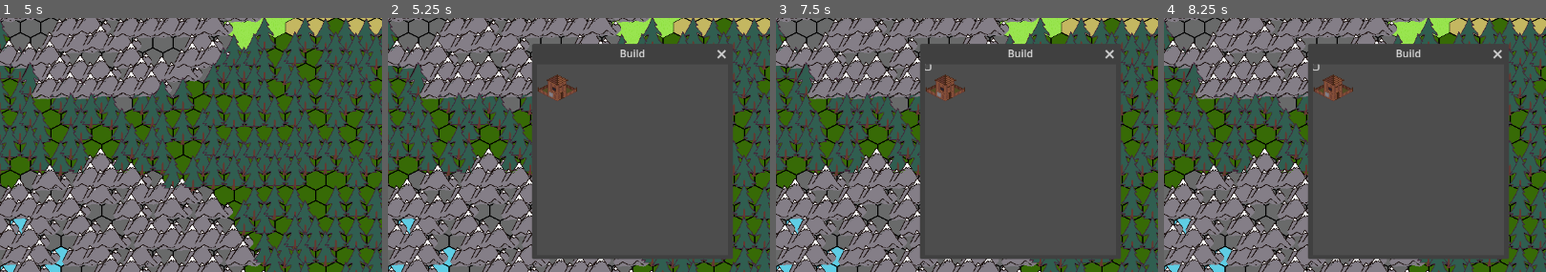
Above: before the commit, frames 1-4 (left to right).
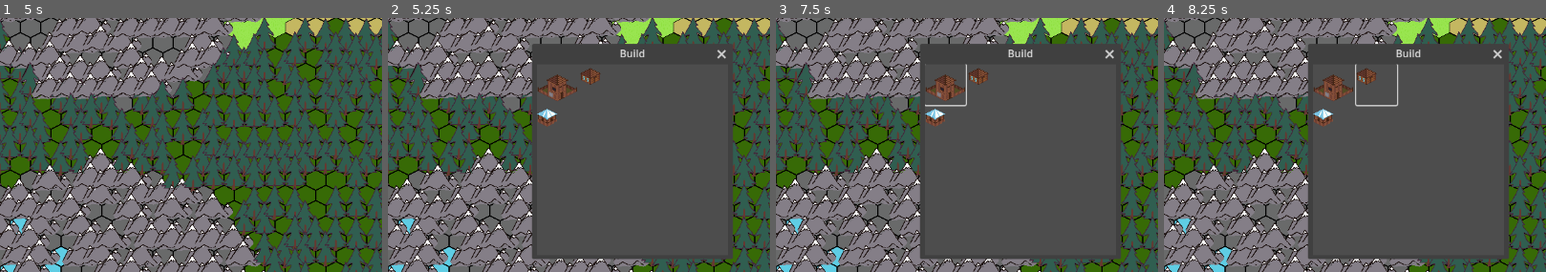
Above: after the commit, the same moments.

Repository: DraxDean/Cursr
Game: Godot game, scene res://scenes/main/main_menu_scene.tscn
The game is run twice, just before and just after one commit, with the same random seed, the same clock (stepped at 60 frames per second) and the same inputs.
Inputs (mouse positions are % of the whole screen's width and height, from its top left; square brackets give the same spot before the commit, where the layout moved):
- Up to frame 1 (5 s): click "New Game" at 0.5 s; click (51, 31) at 1.27 s; type "12" at 1.35 s; click (51, 36) at 1.5 s; type "12" at 1.58 s; click (55, 51) at 1.73 s; type "12" at 1.82 s; click (57, 56) at 2.02 s; type "12" at 2.1 s; click (57, 60) at 2.25 s; type "12" at 2.33 s; click (53, 64) at 2.48 s; type "12" at 2.57 s; click (56, 69) at 2.77 s; type "12" at 2.85 s; click "Confirm" at 3.5 s; click "Choose Race" at 4.25 s
- Up to frame 2 (5.25 s): click "Build" at 5 s
- Up to frame 3 (7.5 s): click "End Day" at 5.75 s; click "Menu" at 6.5 s; click (40, 35) [38, 32] at 7.25 s
- Up to frame 4 (8.25 s): click (46, 35) [38, 32] at 8 s
The pictures show only the part of the screen within x 18-68%, y 22-72%; the shares and areas given below are measured in that part.

Frame 1 is identical in both runs. In frame 2, 0.5% of the frame differs, in the area x 39-56%, y 19-43%; in frame 3, 0.7%; in frame 4, 0.7%, in the area x 39-62%, y 18-43%.

Commit message:
Building Window Buttons
Min button size
need to move to new scene

Diff:
--- a/scripts/managers/ui_manager.gd
+++ b/scripts/managers/ui_manager.gd
@@ -16,7 +16,10 @@
 var building_grid: GridContainer
 
 var building_list = [
-	{"name": "human_town_center", "path": "res://assets/sprites/human_towncentre.png"}
+	{"name": "human_town_center", "path": "res://assets/sprites/human_towncentre.png"},
+	{"name": "human_fishinghut", "path": "res://assets/sprites/human_fishinghut.png"},
+	{"name": "human_barracks", "path": "res://assets/sprites/human_barracks.png"}
+
 ]
 
 # State
@@ -202,7 +205,7 @@
 
 func populate_building_grid():
 	print("UIManager: populate building list.")
-	for building_data in building_list:
+	for building_data in filter_building_list():
 		var button = Button.new()
 		button.name = building_data.name + "_button" # Give the button a unique name
 		button.flat = true # Optional: Make the button appear flat
@@ -214,21 +217,30 @@
 			button.add_child(texture_rect)
 
 			# Set a minimum size for the button to accommodate the image
-			button.size = texture.get_size() * 2 # Adjust multiplier as needed for padding
-
+			button.custom_minimum_size = Vector2(64, 64); # Adjust multiplier as needed for padding
+			#button.stretch_mode = TextureButton.STRETCH_SCALE;
 
 			# Store the building data in the button's metadata or a custom property
-			button.set_meta("building_data", building_data)
-			button.connect("pressed", _on_building_button_pressed.bind(building_data)) # Bind the building data to the signal
-			building_grid.add_child(button)
-			for child in building_grid.get_children():
-				print("Added button: ", child.name, " (Type:", child.get_class(), ")")
+			button.set_meta("building_data", building_data);
+			print("UIManager: Connecting button data: ", building_data);
+			button.pressed.connect(_on_building_button_pressed.bind(building_data));
+			#print("UIManager: Signal connected successfully for button: ", button.name);
+			#print("Button type: ", button.get_class())
+			#print("Button disabled: ", button.disabled)
+			#print("Button mouse filter: ", button.mouse_filter)
+			#print("Connected signals: ", button.pressed.get_connections())
+
+
+			building_grid.add_child(button);
 		else:
-			printerr("Error loading texture:", building_data.path)
+			printerr("Error loading texture:", building_data.path);
 			button.text = "Error" # Show an error on the button
-
+	for child in building_grid.get_children():
+		print("UIManager: Added button: ", child.name, " (Type:", child.get_class(), ")")
 
 func _on_building_button_pressed(building_data):
+	print("UIManager: Function called!") # This should appear first
+	print("UIManager: Selected Building: ", building_data)
 	emit_signal("building_selected", building_data)
 
 # --- Public Method Called by game.gd after Save Success ---
Not shown, added: assets/sprites/elf_towncentre.png.import
Not shown, added: assets/sprites/human_barracks.png.import
Renamed: assets/sprites/human_finshinghut.png -> assets/sprites/human_fishinghut.png
Not shown, added: assets/sprites/human_fishinghut.png.import
Not shown, added: assets/sprites/human_house.png.import
Not shown, changed: assets/.DS_Store
